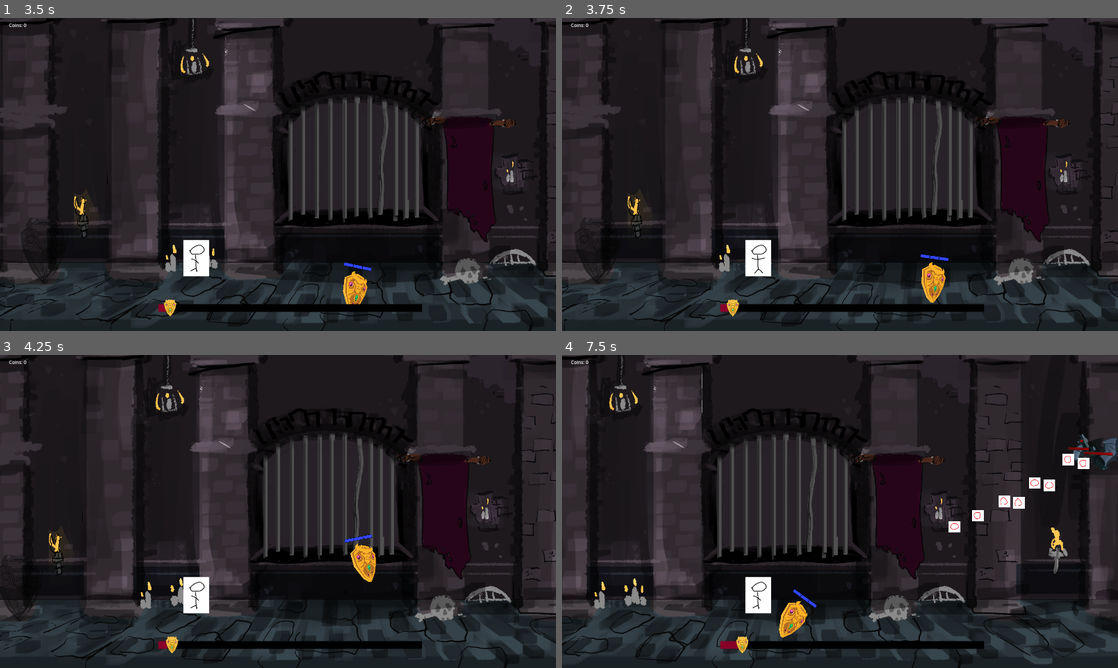
Above: before the commit, frames 1-4 (two rows, left to right).
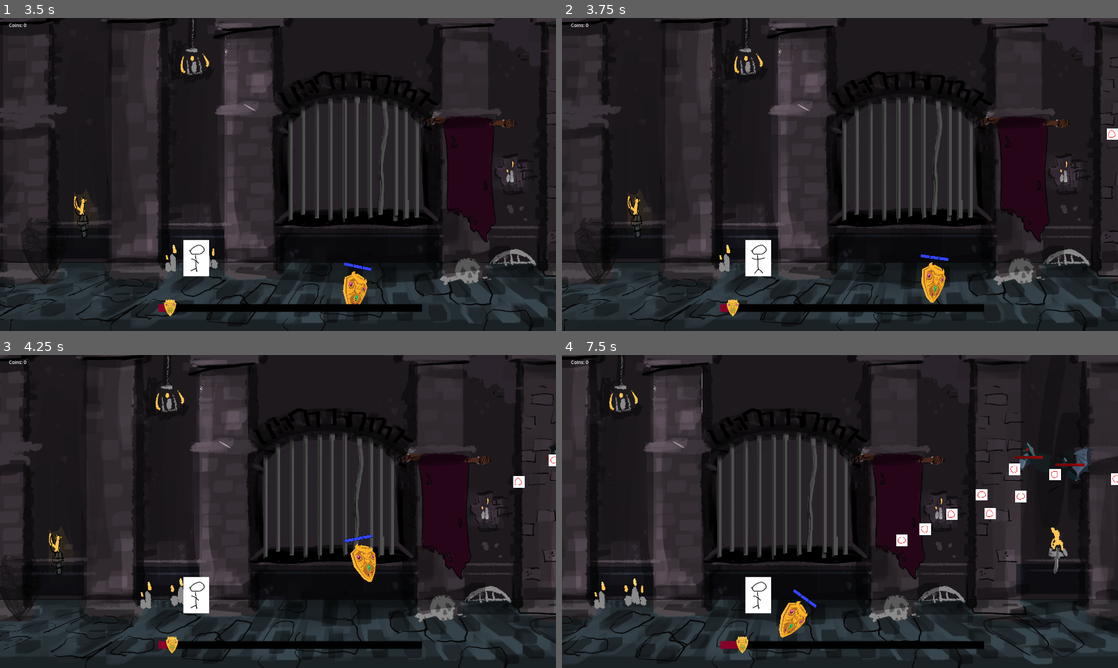
Above: after the commit, the same moments.

Repository: Cookie-Tin-Studios/Heroes-Shield
Game: Godot game, scene res://scenes/menu/main_menu.tscn
Two runs of this game, one before a commit and one after it. Both use one fixed random seed, a clock stepped at 60 frames per second and the inputs below.
Inputs (mouse positions are in pixels of both pictures, inside the frame that each line leads up to):
- Up to frame 1 (3.5 s): click "New Game" at 0.5 s; move the mouse to (400, 158) at 1.27 s; hold Right (ui_right) 1.28-2.03 s; click (400, 158) at 1.35 s; move the mouse to (166, 190) at 2.02 s; hold Down (ui_down) 2.03-2.78 s; click (166, 190) at 2.1 s; move the mouse to (333, 105) at 2.77 s; hold Right (ui_right) from 2.78 s (still down); click (333, 105) at 2.85 s
- Up to frame 2 (3.75 s): move the mouse to (812, 237) at 3.52 s; release Right (ui_right) at 3.53 s; hold Up (ui_up) from 3.53 s (still down); click (812, 237) at 3.6 s
- Up to frame 3 (4.25 s): keep holding Up (ui_up)
- Up to frame 4 (7.5 s): move the mouse to (1006, 558) at 4.27 s; release Up (ui_up) at 4.28 s; hold Left (ui_left) 4.28-5.78 s; click (1006, 558) at 4.35 s; move the mouse to (673, 464) at 5.02 s; click (673, 464) at 5.1 s; move the mouse to (867, 511) at 5.77 s; hold Down (ui_down) 5.78-6.53 s; click (867, 511) at 5.85 s; move the mouse to (756, 433) at 6.52 s; hold Right (ui_right) 6.53-7.28 s; click (756, 433) at 6.6 s; move the mouse to (962, 495) at 7.27 s; hold Up (ui_up) from 7.28 s (still down); click (962, 495) at 7.35 s

Frame 1 is identical in both runs. In frame 2, less than 0.1% of the frame differs, in the area x 98-100%, y 35-39%; in frame 3, 0.2%; in frame 4, 1.9%, in the area x 60-100%, y 25-62%.

Commit message:
Add Power Ups

Diff:
--- a/scenes/main.tscn
+++ b/scenes/main.tscn
@@ -6,6 +6,7 @@
 [ext_resource type="PackedScene" uid="uid://dtj2jcj8eeq22" path="res://scenes/HUD.tscn" id="5_scp5s"]
 [ext_resource type="PackedScene" uid="uid://ei3etn0w5se4" path="res://scenes/menu/pause_menu.tscn" id="5_yooe3"]
 [ext_resource type="PackedScene" uid="uid://xsfmwuuxbm3h" path="res://scenes/spawners/bat_spawner.tscn" id="6_xgrp2"]
+[ext_resource type="PackedScene" uid="uid://dvqneq3eakg02" path="res://scenes/spawners/powerup_spawner.tscn" id="8_jw5bn"]
 
 [sub_resource type="GDScript" id="GDScript_81rl6"]
 script/source = "extends Node2D
@@ -34,9 +35,12 @@
 position = Vector2(1343, 1669)
 scale = Vector2(1.4, 1.4)
 
+[node name="PowerUpSpawningZone" parent="Idiot_hero" instance=ExtResource("8_jw5bn")]
+position = Vector2(1878.57, -650)
+scale = Vector2(0.714286, 1.42857)
+
 [node name="SpawningZone" parent="Idiot_hero" instance=ExtResource("6_xgrp2")]
-position = Vector2(2208.57, -680)
-scale = Vector2(0.714286, 0.714286)
+position = Vector2(2007.14, -610.714)
 
 [node name="Camera2D" type="Camera2D" parent="Idiot_hero"]
 position = Vector2(404.285, -412.143)
--- /dev/null
+++ b/scenes/powerups/invincibility_power_up.tscn
@@ -0,0 +1,22 @@
+[gd_scene load_steps=4 format=3 uid="uid://wdj7yrq4vb31"]
+
+[ext_resource type="Script" path="res://scripts/powerups/invincibility_power_up.gd" id="1_qqal1"]
+[ext_resource type="Texture2D" uid="uid://dg62xqkugh2wt" path="res://assets/sprites/powerups/invincibility.png" id="2_ydwq8"]
+
+[sub_resource type="CapsuleShape2D" id="CapsuleShape2D_jkcdq"]
+radius = 64.0027
+height = 261.965
+
+[node name="InvincibilityPowerUp" type="Area2D"]
+script = ExtResource("1_qqal1")
+
+[node name="Sprite2D" type="Sprite2D" parent="."]
+scale = Vector2(0.5, 0.5)
+texture = ExtResource("2_ydwq8")
+
+[node name="CollisionShape2D" type="CollisionShape2D" parent="."]
+position = Vector2(-2, -6)
+rotation = -1.57171
+shape = SubResource("CapsuleShape2D_jkcdq")
+
+[connection signal="body_entered" from="." to="." method="_on_movement_powerup_body_entered"]
--- /dev/null
+++ b/scenes/powerups/movement_power_up.tscn
@@ -0,0 +1,21 @@
+[gd_scene load_steps=4 format=3 uid="uid://cocjw24es6qik"]
+
+[ext_resource type="Texture2D" uid="uid://d23u65f38jmi4" path="res://assets/sprites/powerups/lightning.png" id="1_mycmq"]
+[ext_resource type="Script" path="res://scripts/powerups/movement_power_up.gd" id="1_ntj60"]
+
+[sub_resource type="CapsuleShape2D" id="CapsuleShape2D_jkcdq"]
+radius = 124.0
+height = 384.0
+
+[node name="MovementPowerUP" type="Area2D"]
+scale = Vector2(0.5, 0.5)
+script = ExtResource("1_ntj60")
+
+[node name="Sprite2D" type="Sprite2D" parent="."]
+texture = ExtResource("1_mycmq")
+
+[node name="CollisionShape2D" type="CollisionShape2D" parent="."]
+position = Vector2(2, -56)
+shape = SubResource("CapsuleShape2D_jkcdq")
+
+[connection signal="body_entered" from="." to="." method="_on_movement_powerup_body_entered"]
--- a/scenes/spawners/bat_spawner.tscn
+++ b/scenes/spawners/bat_spawner.tscn
@@ -3,11 +3,12 @@
 [ext_resource type="Script" path="res://scripts/spawners/bat_spawner.gd" id="1_aaagx"]
 
 [sub_resource type="RectangleShape2D" id="RectangleShape2D_bapfj"]
-size = Vector2(385.5, 230)
+size = Vector2(150.083, 334)
 
 [node name="SpawningZone" type="Area2D"]
 script = ExtResource("1_aaagx")
 
 [node name="CollisionShape2D" type="CollisionShape2D" parent="."]
+position = Vector2(1, -3)
 scale = Vector2(3, 3)
 shape = SubResource("RectangleShape2D_bapfj")
--- /dev/null
+++ b/scenes/spawners/powerup_spawner.tscn
@@ -0,0 +1,14 @@
+[gd_scene load_steps=3 format=3 uid="uid://dvqneq3eakg02"]
+
+[ext_resource type="Script" path="res://scripts/spawners/powerup_spawner.gd" id="1_35mru"]
+
+[sub_resource type="RectangleShape2D" id="RectangleShape2D_bapfj"]
+size = Vector2(96.4167, 248)
+
+[node name="PowerUpSpawningZone" type="Area2D"]
+script = ExtResource("1_35mru")
+
+[node name="CollisionShape2D" type="CollisionShape2D" parent="."]
+position = Vector2(-1, 2)
+scale = Vector2(3, 3)
+shape = SubResource("RectangleShape2D_bapfj")
--- /dev/null
+++ b/scripts/powerups/invincibility_power_up.gd
@@ -0,0 +1,18 @@
+extends Area2D
+
+@export var duration: float = 10.0
+@export var movement_speed: float = -300.0
+
+func _ready() -> void:
+	pass
+
+func _on_movement_powerup_body_entered(body: Node) -> void:
+	if body is CharacterBody2D:
+		# Safely check if the body has a method to apply speed boost.
+		if body.has_method("apply_invincibility"):
+			body.apply_invincibility(duration)
+
+		queue_free()
+
+func _physics_process(delta: float) -> void:
+	position.x += movement_speed * delta
--- /dev/null
+++ b/scripts/powerups/movement_power_up.gd
@@ -0,0 +1,23 @@
+extends Area2D
+
+@export var speed_boost_factor: float = 2.5
+@export var duration: float = 10.0
+@export var movement_speed: float = -100.0
+
+
+func _ready() -> void:
+	pass
+
+func _on_movement_powerup_body_entered(body: Node) -> void:
+	print("body entered")
+	if body is CharacterBody2D:
+		print("chracter body entered")
+		# Safely check if the body has a method to apply speed boost.
+		if body.has_method("apply_speed_boost"):
+			body.apply_speed_boost(speed_boost_factor, duration)
+
+		# Remove the powerup from the scene once picked up
+		queue_free()
+
+func _physics_process(delta: float) -> void:
+	position.x += movement_speed * delta
--- a/scripts/shield/shield.gd
+++ b/scripts/shield/shield.gd
@@ -4,12 +4,14 @@
 @export var max_health: int = 3
 @onready var health_bar = $HealthBar
 var current_health: int = max_health
+@export var isInvincible: bool = false
 
 # --- Movement variables ---
 @export var acceleration: float = 4000
 @export var deceleration: float = 4000
 @export var friction: float = 0.8
 @export var speed: float = 800
+@export var speed_multiplier: float = 1.0
 
 # Reference to a "hero" node (for movement/flipping), but NOT used for parry direction
 @export var idiot_hero: Node
@@ -31,29 +33,11 @@
 	if idiot_hero == null:
 		print("Shield: Hero path is not set!")
 
-func update_health_bar() -> void:
-	health_bar.update_health(current_health)
-
-func take_damage(amount: int) -> void:
-	current_health -= amount
-	update_health_bar()
-	if current_health <= 0:
-		die()
-
-func die() -> void:
-	print("Character has died!")
-	queue_free()
 
 func _process(delta: float) -> void:
 	var input_dir = Vector2.ZERO
 
-	# If you still want to anchor movement logic around the hero’s velocity, do so;
-	# otherwise, remove references to idiot_hero if not needed.
-	if not is_instance_valid(idiot_hero):
-		print("Shield: Cannot find the hero node!")
-		return
-
-	# --- Basic movement inputs ---
+	# --- same input logic as before ---
 	if Input.is_action_pressed("ui_up"):
 		input_dir.y -= 1
 	if Input.is_action_pressed("ui_down"):
@@ -65,12 +49,13 @@
 
 	input_dir = input_dir.normalized()
 
+	# Use speed_multiplier
+	var final_speed = speed * speed_multiplier
 	var target_velocity: Vector2
 	if input_dir == Vector2.ZERO:
-		# If no direct input, maybe match hero velocity or keep shield still.
 		target_velocity = idiot_hero.velocity
 	else:
-		target_velocity = input_dir * speed
+		target_velocity = input_dir * final_speed
 
 	velocity = velocity.move_toward(target_velocity, acceleration * delta)
 
@@ -98,6 +83,82 @@
 	var direction_to_hero = global_position - idiot_hero.global_position
 	rotation = direction_to_hero.angle()
 
+
+########################################################################
+# HEALTH MANAGEMENT
+########################################################################
+
+func update_health_bar() -> void:
+	health_bar.update_health(current_health)
+
+func take_damage(amount: int) -> void:
+	if isInvincible:
+		return
+
+	current_health -= amount
+	update_health_bar()
+	if current_health <= 0:
+		die()
+
+func die() -> void:
+	print("Character has died!")
+	queue_free()
+
+func _on_area_2d_body_entered(body: Node2D) -> void:
+	if body.is_in_group("projectiles"):
+		take_damage(1)
+		body.queue_free()  # Destroy the projectile
+
+########################################################################
+# SPEED BOOST
+########################################################################
+
+func apply_speed_boost(boost_factor: float, duration: float) -> void:
+	speed_multiplier *= boost_factor
+
+	var timer := Timer.new()
+	timer.wait_time = duration
+	timer.one_shot = true
+	add_child(timer)
+	timer.start()
+
+	# Create a Callable for the revert_speed_boost method, binding the boost_factor.
+	var revert_callable = Callable(self, "revert_speed_boost").bind(boost_factor)
+
+	# Connect the timeout signal to that Callable
+	timer.timeout.connect(revert_callable)
+
+func revert_speed_boost(boost_factor: float) -> void:
+	speed_multiplier /= boost_factor
+
+
+########################################################################
+# Invincibility
+########################################################################
+
+func apply_invincibility(duration: float) -> void:
+	var timer := Timer.new()
+	timer.wait_time = duration
+	timer.one_shot = true
+	add_child(timer)
+	timer.start()
+	isInvincible = true
+
+	# Create a Callable for the revert_speed_boost method, binding the boost_factor.
+	var revert_callable = Callable(self, "revert_invincibility")
+
+	# Connect the timeout signal to that Callable
+	timer.timeout.connect(revert_callable)
+
+
+func revert_invincibility() -> void:
+	isInvincible = false
+
+
+########################################################################
+# MOVEMENT
+########################################################################
+
 func restrict_to_camera() -> void:
 	var camera = get_viewport().get_camera_2d()
 	if not camera:
@@ -111,13 +172,10 @@
 	position.x = clamp(position.x, camera_rect.position.x, camera_rect.position.x + camera_rect.size.x)
 	position.y = clamp(position.y, camera_rect.position.y, camera_rect.position.y + camera_rect.size.y)
 
-# --- Main collision shape events ---
-func _on_area_2d_body_entered(body: Node2D) -> void:
-	if body.is_in_group("projectiles"):
-		take_damage(1)
-		body.queue_free()  # Destroy the projectile
-
-# --- Parry area callbacks ---
+########################################################################
+# PARRY
+########################################################################
+
 func _on_parry_area_body_entered(body: Node2D) -> void:
 	if body.is_in_group("projectiles") and body is RigidBody2D:
 		projectiles_in_range.append(body)
@@ -131,7 +189,6 @@
 			body.take_damage(1)
 			print("Parried! Dealt 1 damage to ", body.name)
 
-# --- Parry logic ---
 func attempt_parry() -> void:
 	if projectiles_in_range.size() == 0:
 		return
--- /dev/null
+++ b/scripts/spawners/powerup_spawner.gd
@@ -0,0 +1,63 @@
+extends Area2D
+
+@export var invincibilityPowerUp: PackedScene = preload("res://scenes/powerups/invincibility_power_up.tscn")
+@export var speedPowerUp: PackedScene = preload("res://scenes/powerups/movement_power_up.tscn")
+@export var spawn_interval: float = 10.0
+@export var max_power_ups: int = 2
+
+var spawned_power_ups: Array = []
+
+func _ready() -> void:
+	spawn_mob_timer()
+
+func spawn_mob_timer() -> void:
+	while true:
+		await get_tree().create_timer(spawn_interval).timeout
+		var powerUpNum = randi_range(0,1)
+		spawn_mob(powerUpNum)
+
+func spawn_mob(powerUpNum: int) -> void:
+	if not speedPowerUp:
+		push_warning("No mob_scene assigned in spawner.")
+		return
+
+	if not invincibilityPowerUp:
+		push_warning("No mob_scene assigned in spawner.")
+		return
+
+	if spawned_power_ups.size() >= max_power_ups:
+		return
+
+
+	var power_up_instance
+	match powerUpNum:
+		0:
+			power_up_instance = invincibilityPowerUp.instantiate()
+		1:
+			power_up_instance = speedPowerUp.instantiate()
+
+	# Instead of 'add_child', add to the main scene:
+	var main_scene = get_tree().get_current_scene()
+	main_scene.add_child(power_up_instance)
+
+	# Randomize spawn position within the spawner’s CollisionShape2D (if present)
+	if $CollisionShape2D and $CollisionShape2D.shape:
+		var shape_extents = $CollisionShape2D.shape.extents
+		var random_offset = Vector2(
+			randf_range(-shape_extents.x, shape_extents.x),
+			randf_range(-shape_extents.y, shape_extents.y)
+		)
+		# Use the spawner’s global position plus the random offset
+		power_up_instance.global_position = global_position + random_offset
+	else:
+		# Fallback if no shape:
+		power_up_instance.global_position = global_position
+
+	spawned_power_ups.append(power_up_instance)
+
+	# Bind the mob_instance reference so we know which one exited
+	power_up_instance.connect("tree_exited", Callable(self, "_on_power_up_removed").bind(power_up_instance))
+
+func _on_power_up_removed(mob_instance: Node) -> void:
+	if mob_instance in spawned_power_ups:
+		spawned_power_ups.erase(mob_instance)
Binary file added: assets/sprites/powerups/invincibility.png
Not shown, added: assets/sprites/powerups/invincibility.png.import
Binary file added: assets/sprites/powerups/lightning.png
Not shown, added: assets/sprites/powerups/lightning.png.import
Not shown: 1 places in scenes/main.tscn that only renumber resources
